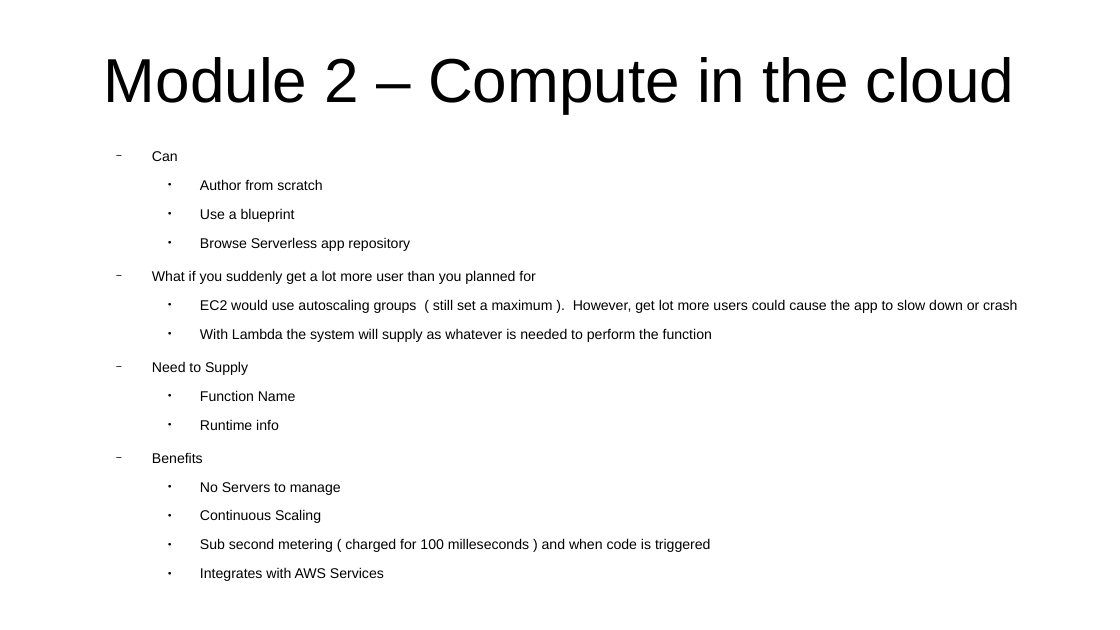
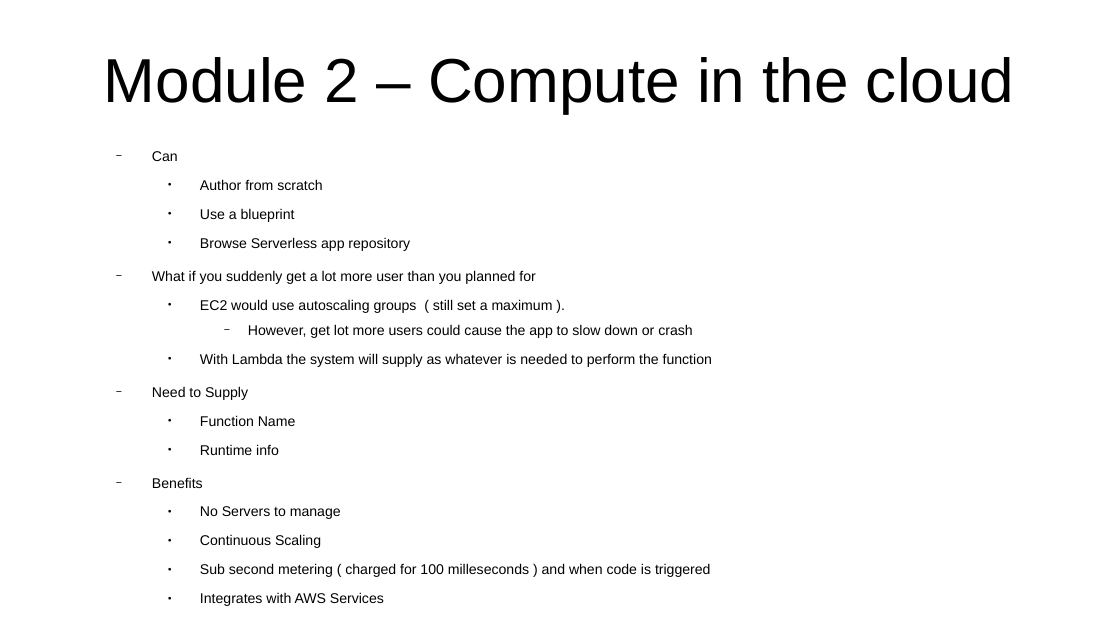
Before and after one commit to CharlesStockman/notesFromCourses, a slide deck: slide 32 of aws/cloud_practitioner/AWS.odp (slide 29 before the commit). Drawn at 1120x630 pixels with LibreOffice and Linux fonts; fonts in the diff are those of the drawing. Boxes give left, top, right and bottom in pixels: in the first picture for what was removed or moved away, otherwise in the second. Text is boxed around its words. In the diff, an @@ line names an element or a change of style, - is before the commit and + after.

```diff
--- a/aws/cloud_practitioner/AWS.odp
+++ b/aws/cloud_practitioner/AWS.odp
@@ text at box(200, 299, 692, 338): text changed @@
-    ● EC2 would use autoscaling groups ( still set a maximum ). However, get lot more users could cause the app to slow down or crash
+    ● EC2 would use autoscaling groups ( still set a maximum ).
+      − However, get lot more users could cause the app to slow down or crash
```
Also in this commit, not shown: 28 other slides changed, 19 slides added, 15 other files.
